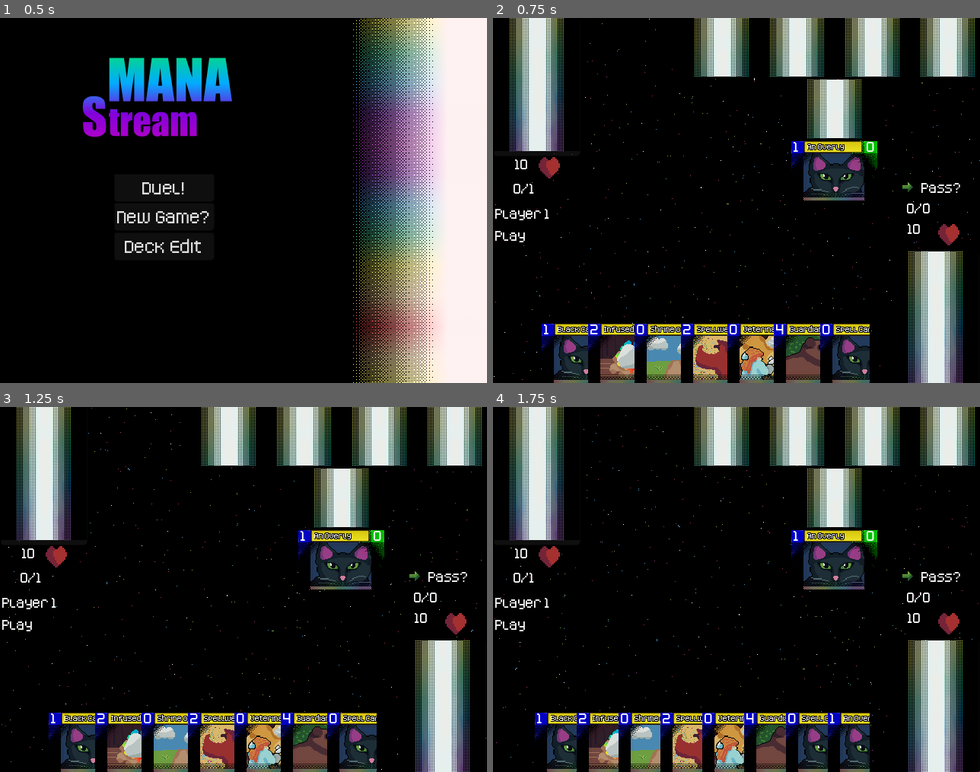
Above: before the commit, frames 1-4 (two rows, left to right).
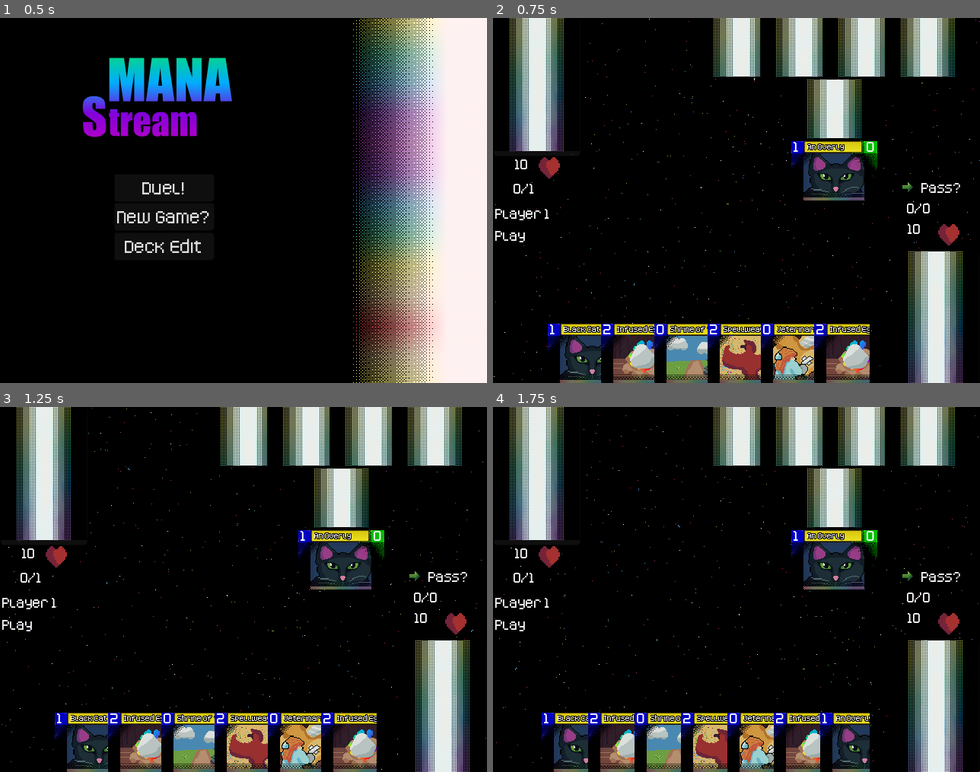
Above: after the commit, the same moments.

Repository: ColbySchexnayder/mana-stream
Game: Godot game, scene res://Scenes/titleScreen.tscn
The game is run twice, just before and just after one commit, with the same random seed, the same clock (stepped at 60 frames per second) and the same inputs.
Inputs (mouse positions are in pixels of both pictures, inside the frame that each line leads up to):
- Up to frame 1 (0.5 s): no input
- Up to frame 2 (0.75 s): click "New Game?" at 0.5 s
- Up to frame 3 (1.25 s): no input
- Up to frame 4 (1.75 s): click (936, 706) at 1.25 s

Frame 1 is identical in both runs. In frame 2, 14% of the frame differs, in the area x 10-100%, y 0-100%; in frame 3, 14%; in frame 4, 14%, in the area x 8-100%, y 0-100%.

Commit message:
Search cards all work
for the player at least

Guardian Bear only changes cost in hand now

TODO:
Finish Intterupt cards
WORK ON THE DAMN AI

Diff:
--- a/Cards/Card.gd
+++ b/Cards/Card.gd
@@ -143,6 +143,12 @@
 	card_front.visible = true
 	card_art.visible = true
 
+func hide() -> void:
+	revealed = false
+	card_back.visible = true
+	card_front.visible = false
+	card_art.visible = false
+
 #	0 player1deck,
 #	1 player1hand,
 #	2 player1summon,
--- a/Cards/CardScripts/ManaRat.gd
+++ b/Cards/CardScripts/ManaRat.gd
@@ -21,6 +21,24 @@
 	health = int(tr("MANA_RAT_HEALTH"))#1
 	attack = int(tr("MANA_RAT_ATTACK"))#1
 
-#TODO IMPLEMENT Search system
-func summon()->void:
-	pass
+#	0 player1deck,
+#	1 player1hand,
+#	2 player1summon,
+#	3 player1mana,
+#	4 player2deck,
+#	5 player2hand,
+#	6 player2summon,
+#	7 player2mana
+func resolve_summon():
+	var conditions = {"tags" : ["Creature", "Familiar"], "cost" : 2}
+	var zones : Array[int]
+	if cardOwner == 1:
+		zones = [0]
+	else:
+		zones = [4]
+	GmManager.emit_signal("_offer_selection", self, zones, conditions)
+
+	super.resolve_summon()
+
+func effectOtherCard(card: Card):
+	GmManager.emit_signal("_move_to_hand", card)
--- a/Cards/CardScripts/evolution.gd
+++ b/Cards/CardScripts/evolution.gd
@@ -17,13 +17,24 @@
 	cardLore = tr("EVOLUTION_LORE")#'"The guiding hand of an expert mage can bring out the best in their familiars"'
 	cost = int(tr("EVOLUTION_COST"))#1
 
+#	0 player1deck,
+#	1 player1hand,
+#	2 player1summon,
+#	3 player1mana,
+#	4 player2deck,
+#	5 player2hand,
+#	6 player2summon,
+#	7 player2mana
 func resolve_summon():
 
-	print("Prepping Evolution")
 	var conditions = {"tags" : ["Creature"], "revealed" : false}
-	var zones : Array[int] = [3]
+	var zones : Array[int]
+	if cardOwner == 1:
+		zones = [3]
+	else:
+		zones = [7]
 	GmManager.emit_signal("_offer_selection", self, zones, conditions)
-	#TODO: Use ItemList to present acceptable cards to move to SUMMON ZONE
+
 	super.resolve_summon()
 
 func effectOtherCard(card: Card):
--- a/Cards/CardScripts/guardian_bear.gd
+++ b/Cards/CardScripts/guardian_bear.gd
@@ -12,8 +12,9 @@
 	super._ready()
 
 func _process(_delta: float) -> void:
-	GmManager.emit_signal("_request_field", self)
-	cost_text.text = str(cost)
+	if currentPosition == position.IN_HAND:
+		GmManager.emit_signal("_request_field", self)
+		cost_text.text = str(cost)
 
 #	0 player1deck,
 #	1 player1hand,
--- a/Cards/CardScripts/infused_egg.gd
+++ b/Cards/CardScripts/infused_egg.gd
@@ -16,3 +16,26 @@
 	cardDescription = tr("INFUSED_EGG_ABILITY")#"Search your deck for 1 familiar, place it face down in your Mana Zone"
 	cardLore = tr("INFUSED_EGG_LORE")#'"The egg of a being infused with the raw magic of the Mana Stream creates the most fantastic of creatures"'
 	cost = int(tr("INFUSED_EGG_COST"))#2
+
+#	0 player1deck,
+#	1 player1hand,
+#	2 player1summon,
+#	3 player1mana,
+#	4 player2deck,
+#	5 player2hand,
+#	6 player2summon,
+#	7 player2mana
+func resolve_summon():
+	var conditions = {"tags" : ["Creature", "Familiar"]}
+	var zones : Array[int]
+	if cardOwner == 1:
+		zones = [0]
+	else:
+		zones = [4]
+	GmManager.emit_signal("_offer_selection", self, zones, conditions)
+
+	super.resolve_summon()
+
+func effectOtherCard(card: Card):
+	card.hide()
+	GmManager.emit_signal("_card_to_mana", card)
--- a/Cards/CardScripts/spell_weaver_pheonix.gd
+++ b/Cards/CardScripts/spell_weaver_pheonix.gd
@@ -17,3 +17,25 @@
 	cost = int(tr("SPELLWEAVER_PHOENIX_COST"))#2
 	health = int(tr("SPELLWEAVER_PHOENIX_HEALTH"))#3
 	attack = int(tr("SPELLWEAVER_PHOENIX_ATTACK"))#3
+
+#	0 player1deck,
+#	1 player1hand,
+#	2 player1summon,
+#	3 player1mana,
+#	4 player2deck,
+#	5 player2hand,
+#	6 player2summon,
+#	7 player2mana
+func resolve_summon():
+	var conditions = {"tags" : ["Spell"]}
+	var zones : Array[int]
+	if cardOwner == 1:
+		zones = [0]
+	else:
+		zones = [4]
+	GmManager.emit_signal("_offer_selection", self, zones, conditions)
+
+	super.resolve_summon()
+
+func effectOtherCard(card: Card):
+	GmManager.emit_signal("_move_to_hand", card)
--- a/Cards/CardScripts/star_hawk.gd
+++ b/Cards/CardScripts/star_hawk.gd
@@ -19,7 +19,7 @@
 	health = int(tr("STAR_HAWK_HEALTH"))#5
 	attack = int(tr("STAR_HAWK_ATTACK"))#5
 
-
+#NOTICE Tentatively @cause. 0: Resolving card. 1: from battle. 2:from card effect. 3. Cost not paid more to be added?
 func destroy(cause: int) -> void:
 	if cause == 1:
 		return
--- a/Scenes/duel.gd
+++ b/Scenes/duel.gd
@@ -122,16 +122,16 @@
 		draw(2)
 
 	#region Add Test Cards
-	var testSpell1 = GuardianBear.constructor()
+	var testSpell1 = InfusedEgg.constructor()
 	testSpell1.cardOwner = 1
 	testSpell1.currentPosition = Card.position.IN_HAND
 	player1hand.push_front(testSpell1)
 	p_1_hand.add_child(testSpell1)
 
-	var testSpell = SpellCard.constructor()
-	testSpell.currentPosition = Card.position.IN_HAND
-	player1hand.push_front(testSpell)
-	p_1_hand.add_child(testSpell)
+	#var testSpell = StarHawk.constructor()
+	#testSpell.currentPosition = Card.position.IN_HAND
+	#player1hand.push_front(testSpell)
+	#p_1_hand.add_child(testSpell)
 
 
 	var opponentsDefense = Card.constructor()
@@ -227,9 +227,9 @@
 #Move given card from HAND to MANA
 func card_to_mana(card):
 	card.currentPosition = Card.position.IN_MANA
+	remove_from_x(card)
 	if card.cardOwner == 1:
 		player1mana.push_front(card)
-		player1hand.erase(card)
 		card.reparent(p_1_mana_zone)
 		card.inspect_view.visible = false
 		card.summon_button.visible = false
@@ -238,7 +238,6 @@
 		totalMana += 1
 	else:
 		player2mana.push_front(card)
-		player2hand.erase(card)
 		card.reparent(p_2_mana_zone)
 		card.inspect_view.visible = false
 		card.revealed = false
@@ -446,17 +445,7 @@
 			card.paid = true
 			#card_select(card)
 
-#Removes the card from the field and puts it at the bottom of it's owner's deck
-func move_to_deck(card: Card) -> void:
-	#If it's already in the deck don't do anything
-	if card.currentPosition == Card.position.IN_DECK:
-		return
-
-	#If it ends up above the deck for some reason, having the back viewed will just make it look like the deck
-	card.card_front.visible = false
-	card.card_back.visible = true
-	card.inspect_view.visible = false
-
+func remove_from_x(card: Card):
 	#Put the card at the bottom of the deck and remove it from whatever array it was in
 	if card.cardOwner == 1:
 		player1deck.push_back(card)
@@ -478,6 +467,19 @@
 				player2mana.erase(card)
 			card.position.IN_HAND:
 				player2hand.erase(card)
+
+#Removes the card from the field and puts it at the bottom of it's owner's deck
+func move_to_deck(card: Card) -> void:
+	#If it's already in the deck don't do anything
+	if card.currentPosition == Card.position.IN_DECK:
+		return
+
+	#If it ends up above the deck for some reason, having the back viewed will just make it look like the deck
+	card.card_front.visible = false
+	card.card_back.visible = true
+	card.inspect_view.visible = false
+
+	remove_from_x(card)
 
 	#Set the card's current location to be in the deck
 	card.currentPosition = Card.position.IN_DECK
@@ -674,10 +676,10 @@
 			for condition in matchConditions.keys():
 				match condition:
 					"health" :
-						if matchConditions["health"] > card.health:
+						if card.health > matchConditions["health"]:
 							return false
 					"cost" :
-						if matchConditions["cost"] > card.cost:
+						if card.cost > matchConditions["cost"]:
 							return false
 					"revealed":
 						if matchConditions["revealed"] != card.revealed:
